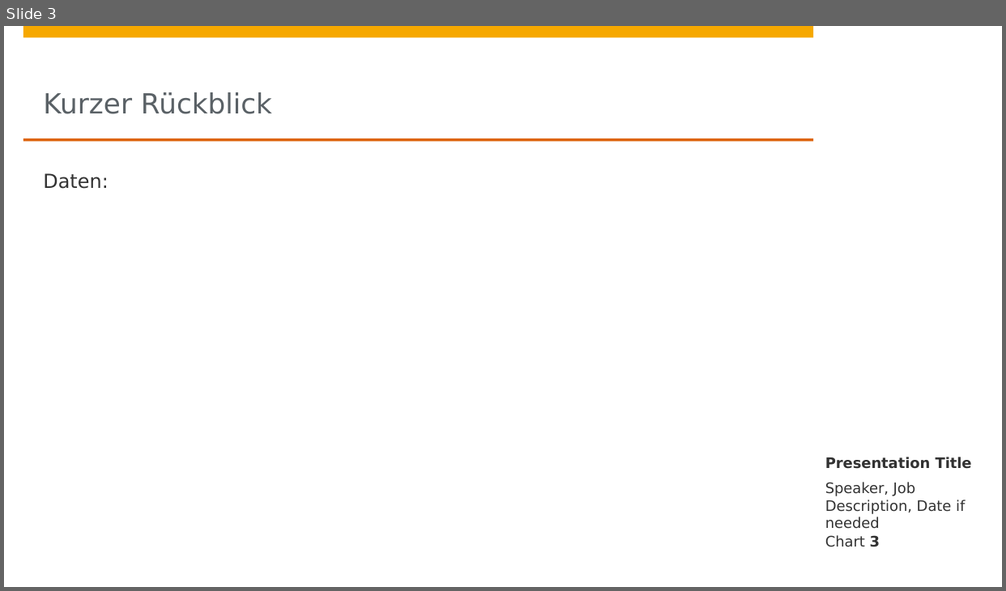
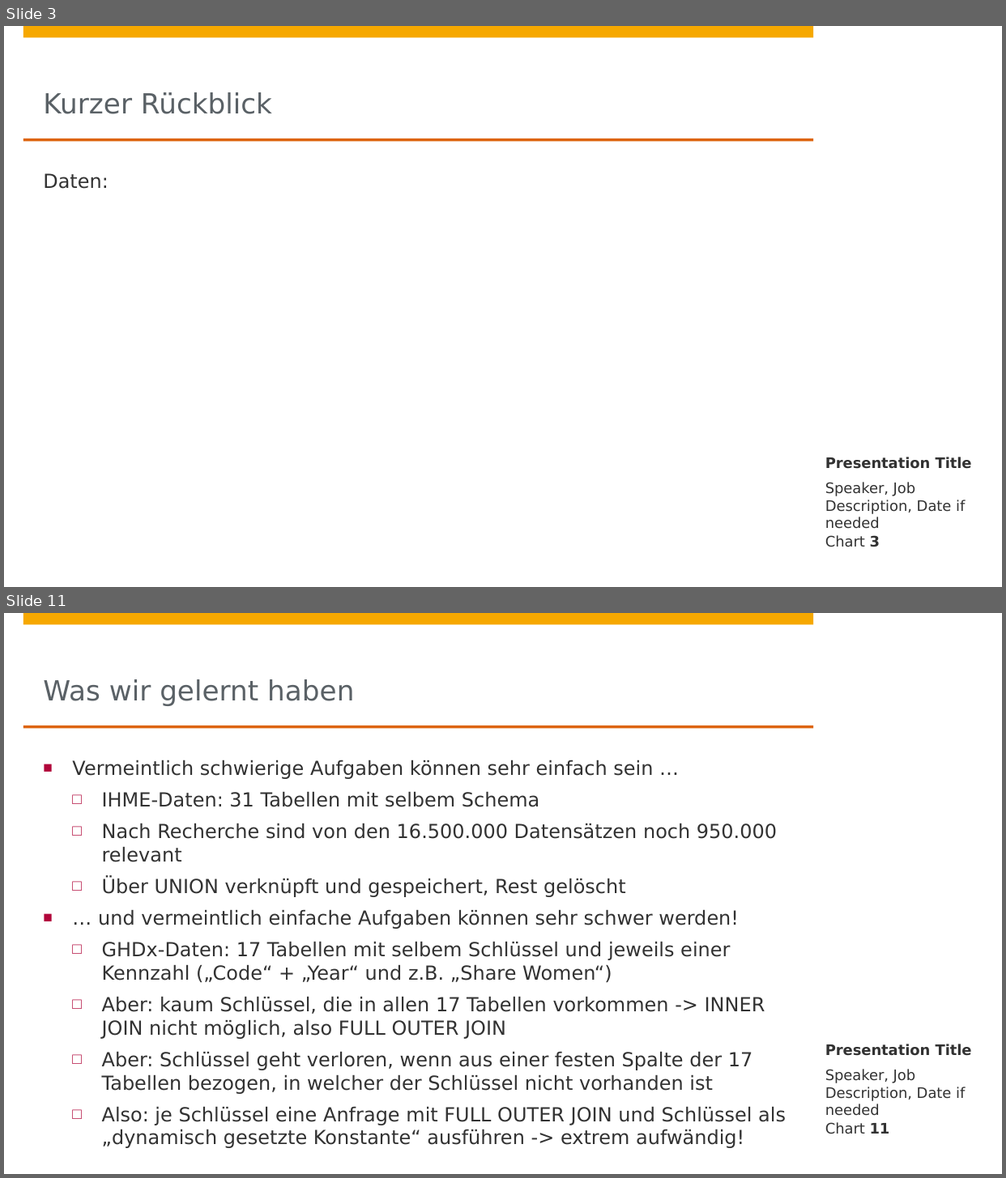
Before and after one commit to johanneshoetter/Health-Data-Integration, a slide deck: presentations/integration.pptx. Shown one above the other, each under a label of ours: slide 3 before the commit, slides 3 and 11 after it; the slides between them are not shown. The pictures are 1006x591 and 1006x1178 pixels, drawn with LibreOffice and Linux fonts; fonts in the diff are those of the drawing; background and template pictures are left out. Boxes give left, top, right and bottom in pixels: in the first picture for what was removed or moved away, otherwise in the second. Text is boxed around its words. In the diff, an @@ line names an element or a change of style, - is before the commit and + after.

```diff
--- a/presentations/integration.pptx
+++ b/presentations/integration.pptx
@@ slide 11 added at (x1=4, y1=613, x2=1002, y2=1174), background #FFFFFF; not listed: 4 template elements that a slide beside it also shows @@
@@ title added at (x1=43, y1=679, x2=354, y2=706), 20 pt, text #5A6166 @@
+Was wir gelernt haben
@@ text added at (x1=72, y1=760, x2=786, y2=1148), 14 pt, text #323232 @@
+■ Vermeintlich schwierige Aufgaben können sehr einfach sein …
+  □ IHME-Daten: 31 Tabellen mit selbem Schema
+  □ Nach Recherche sind von den 16.500.000 Datensätzen noch 950.000 relevant
+  □ Über UNION verknüpft und gespeichert, Rest gelöscht
+■ … und vermeintlich einfache Aufgaben können sehr schwer werden!
+  □ GHDx-Daten: 17 Tabellen mit selbem Schlüssel und jeweils einer Kennzahl („Code“ + „Year“ und z.B. „Share Women“)
+  □ Aber: kaum Schlüssel, die in allen 17 Tabellen vorkommen -> INNER JOIN nicht möglich, also FULL OUTER JOIN
+  □ Aber: Schlüssel geht verloren, wenn aus einer festen Spalte der 17 Tabellen bezogen, in welcher der Schlüssel nicht vorhanden ist
+  □ Also: je Schlüssel eine Anfrage mit FULL OUTER JOIN und Schlüssel als „dynamisch gesetzte Konstante“ ausführen -> extrem aufwändig!
@@ text added at (x1=825, y1=1044, x2=972, y2=1056), 10.5 pt, text #323232, bold @@
+Presentation Title
@@ text added at (x1=825, y1=1069, x2=965, y2=1116), 10.5 pt, text #323232 @@
+Speaker, Job Description, Date if needed
@@ page number added at (x1=825, y1=1122, x2=890, y2=1135), 10.5 pt, text #323232 @@
+Chart 11
```
Also in this commit, not shown: 6 slides changed, 6 other slides added, 4 other files.
